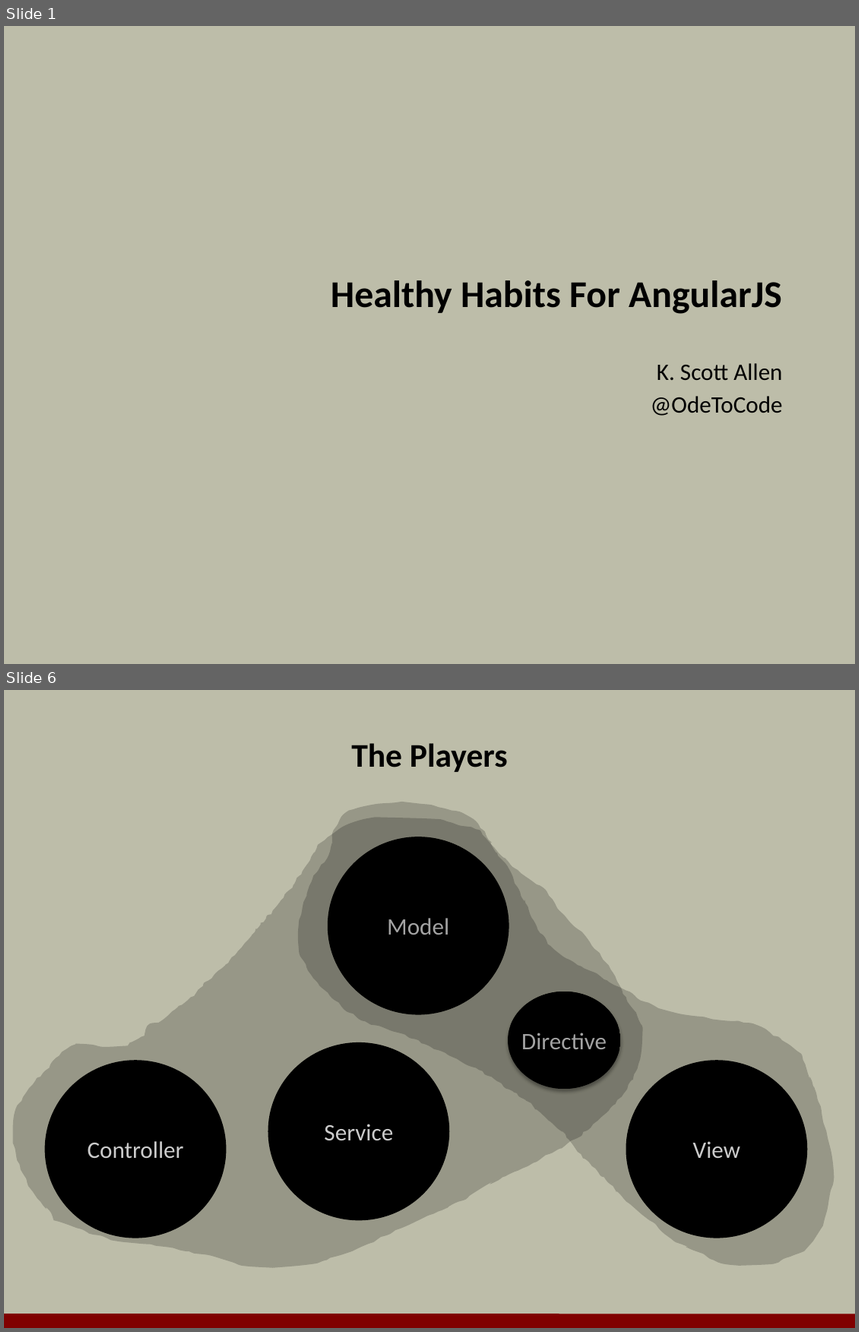
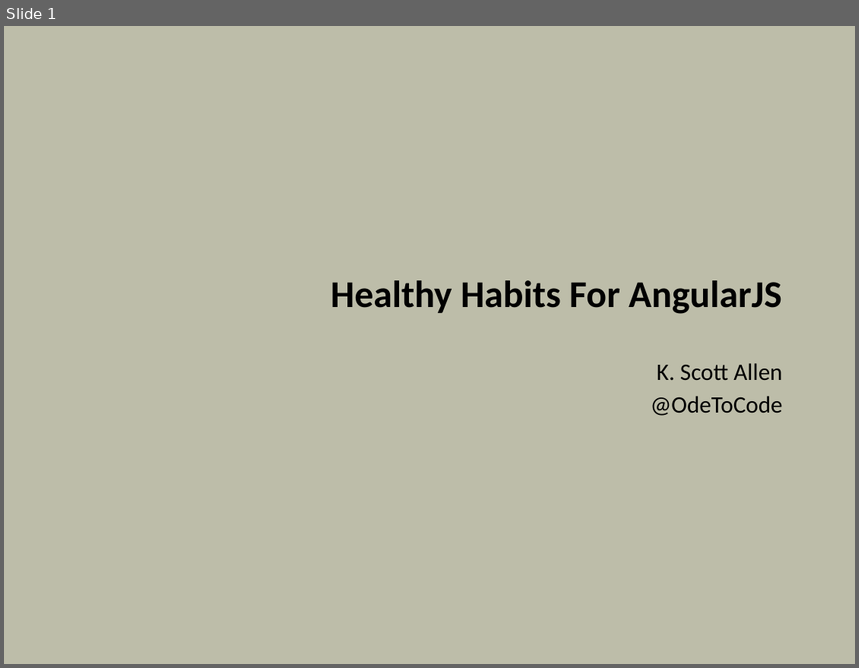
Before and after one commit to OdeToCode/classes, a slide deck: angularjs/slides/09_pratices.pptx. Shown one above the other, each under a label of ours: slides 1 and 6 before the commit, slide 1 after it; the slides between them are not shown. The pictures are 859x1332 and 859x668 pixels, drawn with LibreOffice and Linux fonts; fonts in the diff are those of the drawing; background and template pictures are left out. Boxes give left, top, right and bottom in pixels: in the first picture for what was removed or moved away, otherwise in the second. Text is boxed around its words. In the diff, an @@ line names an element or a change of style, - is before the commit and + after.

```diff
--- a/angularjs/slides/09_pratices.pptx
+++ b/angularjs/slides/09_pratices.pptx
@@ slide 6 removed at [4,690,855,1328], background #BDBDA9 @@
@@ title removed at [351,743,508,772] @@
-The Players
@@ freeform shape removed at [297,802,834,1265] @@
@@ freeform shape removed at [12,817,642,1268] @@
@@ ellipse removed at [329,838,508,1014] @@
-Model
@@ ellipse removed at [508,991,620,1089] @@
-Directive
@@ ellipse removed at [269,1044,449,1220] @@
-Service
@@ ellipse removed at [46,1061,224,1236] @@
-Controller
@@ ellipse removed at [627,1061,806,1236] @@
-View
@@ line removed from (4, 1321) to (855, 1322) @@
```
Also in this commit, not shown: 3 slides changed, 48 slides added, 26 other slides removed.
